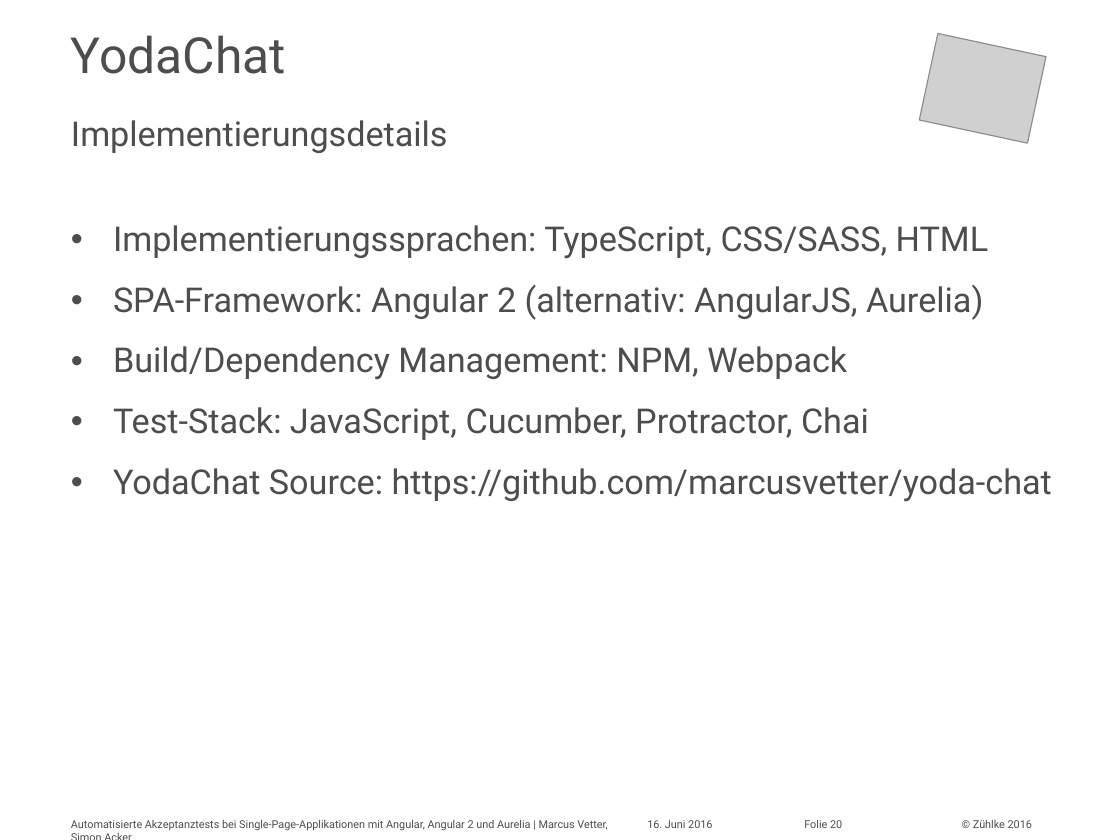
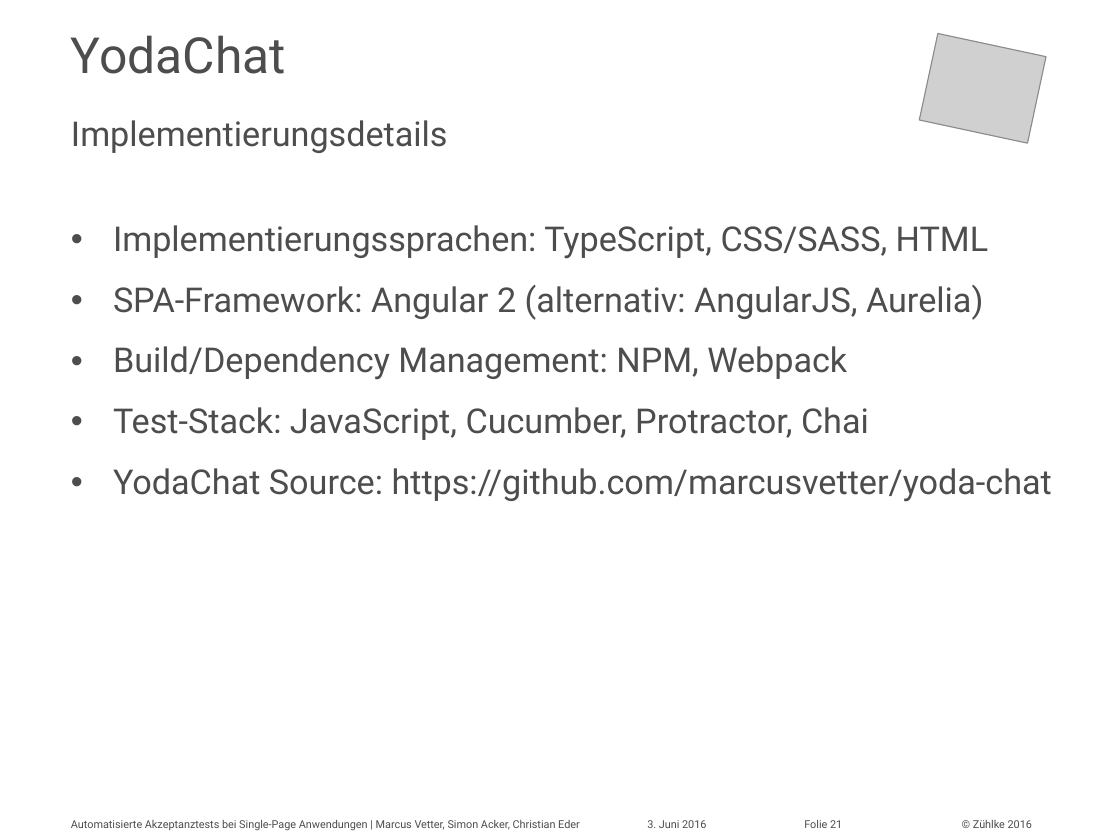
Before and after one commit to marcusvetter/yoda-chat, a slide deck: slide 21 of Vortrag_KE2016_MAVE_SIA.pptx (slide 20 before the commit). Drawn at 1120x840 pixels with LibreOffice and Linux fonts; fonts in the diff are those of the drawing; grey boxes stand for pictures. Boxes give left, top, right and bottom in pixels: in the first picture for what was removed or moved away, otherwise in the second. Text is boxed around its words. In the diff, an @@ line names an element or a change of style, - is before the commit and + after.

```diff
--- a/Vortrag_KE2016_MAVE_SIA.pptx
+++ b/Vortrag_KE2016_MAVE_SIA.pptx
@@ text at <box>71,820,580,831</box>: text changed @@
-Automatisierte Akzeptanztests bei Single-Page-Applikationen mit Angular, Angular 2 und Aurelia | Marcus Vetter, Simon Acker
+Automatisierte Akzeptanztests bei Single-Page Anwendungen | Marcus Vetter, Simon Acker, Christian Eder
@@ text at <box>647,820,706,828</box>: text changed @@
-16. Juni 2016
+3. Juni 2016
@@ page number at <box>804,820,842,828</box>: text changed @@
-Folie 20
+Folie 21
```
Also in this commit, not shown: 19 other slides changed, 3 slides added, 1 slide removed.
